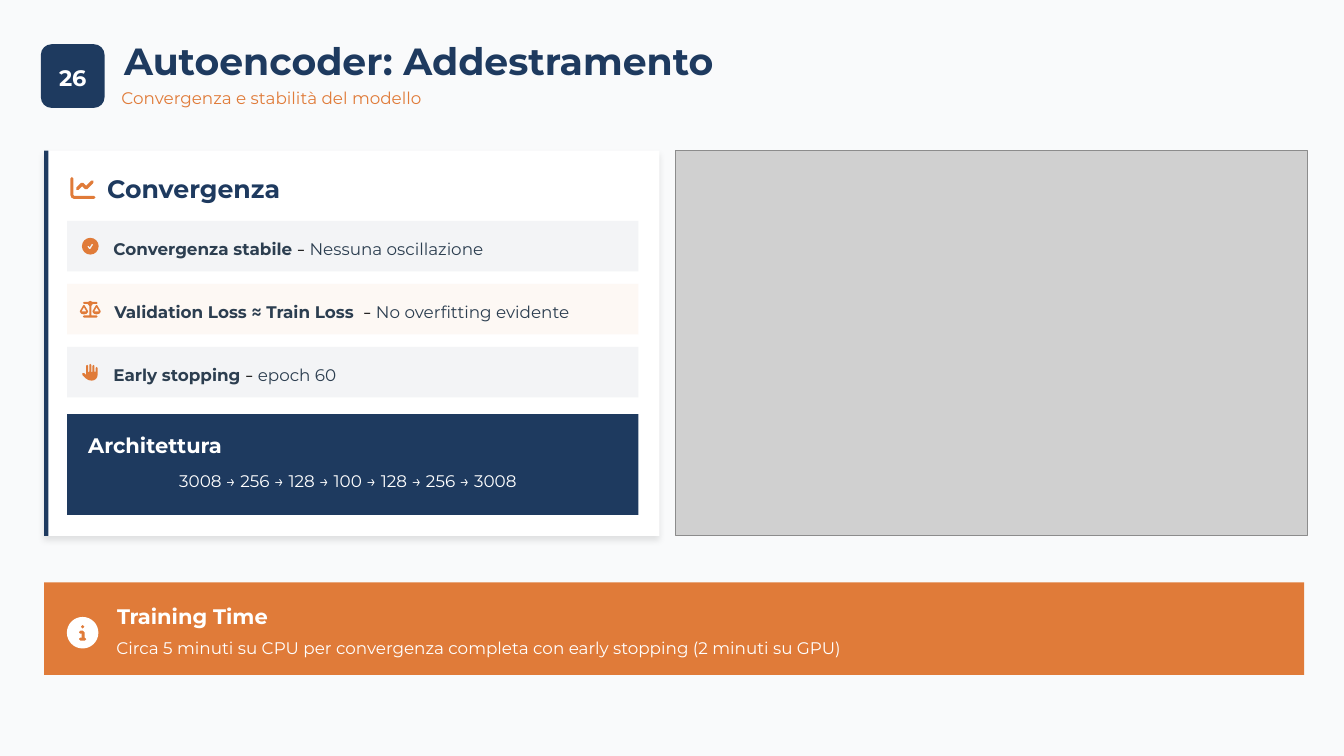
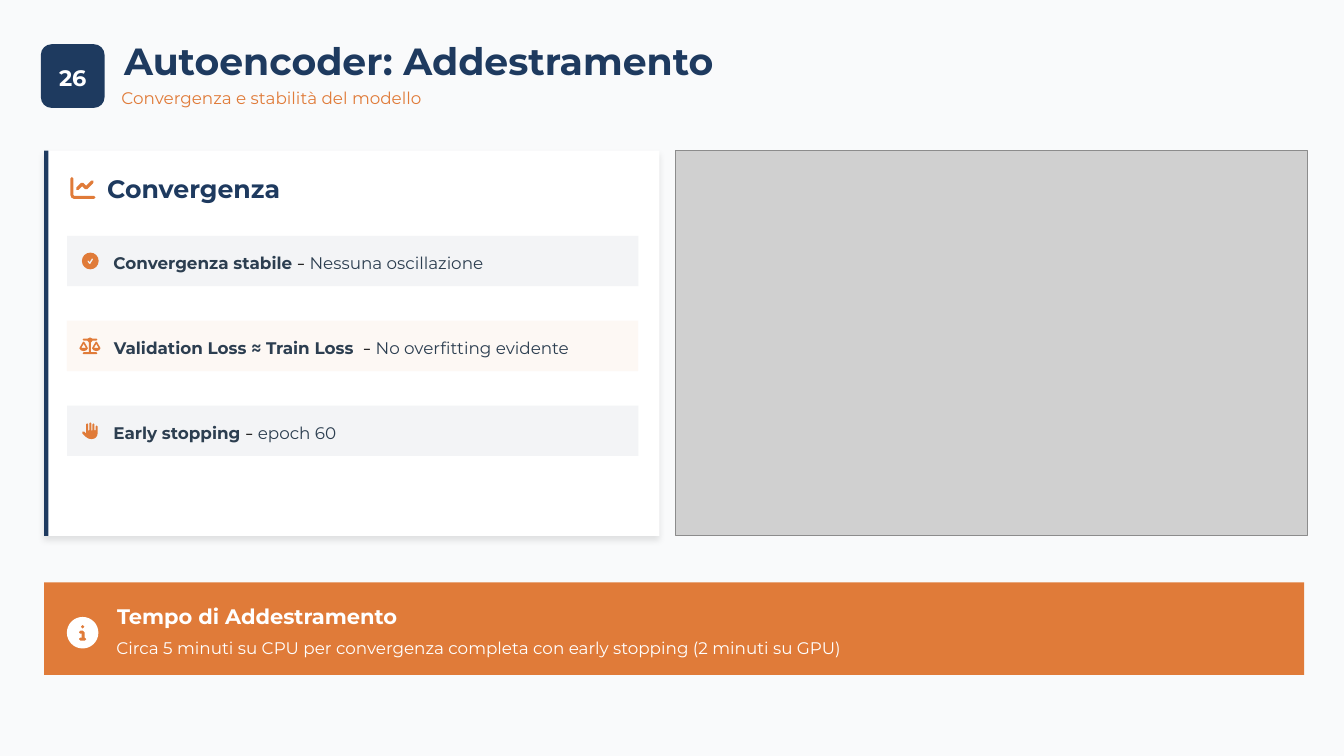
Before and after one commit to carrieroroberto/face-recognition-dimensionality-reduction, a slide deck: slide 28 of results/presentation/Carriero, Leone - Analisi Comparativa per Riduzione Dimensionale, Approccio Lineare e Non-Lineare per Riconoscimento e Verifica Facciale.pptx. Drawn at 1344x756 pixels with LibreOffice and Linux fonts; fonts in the diff are those of the drawing; grey boxes stand for pictures. Boxes give left, top, right and bottom in pixels: in the first picture for what was removed or moved away, otherwise in the second. Text is boxed around its words. In the diff, an @@ line names an element or a change of style, - is before the commit and + after.

```diff
--- a/results/presentation/Carriero, Leone - Analisi Comparativa per Riduzione Dimensionale, Approccio Lineare e Non-Lineare per Riconoscimento e Verifica Facciale.pptx
+++ b/results/presentation/Carriero, Leone - Analisi Comparativa per Riduzione Dimensionale, Approccio Lineare e Non-Lineare per Riconoscimento e Verifica Facciale.pptx
@@ 2 freeform shapes, 1 text: place and size @@
-2 freeform shapes, 1 text at (68,221,639,271)
+2 freeform shapes, 1 text at (68,236,639,286)
@@ freeform shape: place and size @@
-freeform shape at (68,284,639,335)
+freeform shape at (67,321,638,371)
@@ freeform shape: place and size @@
-freeform shape at (80,300,101,318)
+freeform shape at (80,338,101,355)
@@ text "Validation Loss ≈ Train Loss ...": place and size @@
-text "Validation Loss ≈ Train Loss ..." at (114,305,569,322)
+text "Validation Loss ≈ Train Loss ..." at (114,341,569,358)
@@ freeform shape removed at (68,414,639,515) @@
@@ 2 freeform shapes, 1 text: place and size @@
-2 freeform shapes, 1 text at (68,347,639,397)
+2 freeform shapes, 1 text at (68,405,639,456)
@@ text removed at (88,436,222,453) @@
-Architettura
@@ text removed at (179,475,516,487) @@
-3008 → 256 → 128 → 100 → 128 → 256 → 3008
@@ text at (117,607,397,628): text changed @@
-Training Time
+Tempo di Addestramento
```
Also in this commit, not shown: 43 other slides changed, 1 other file.
